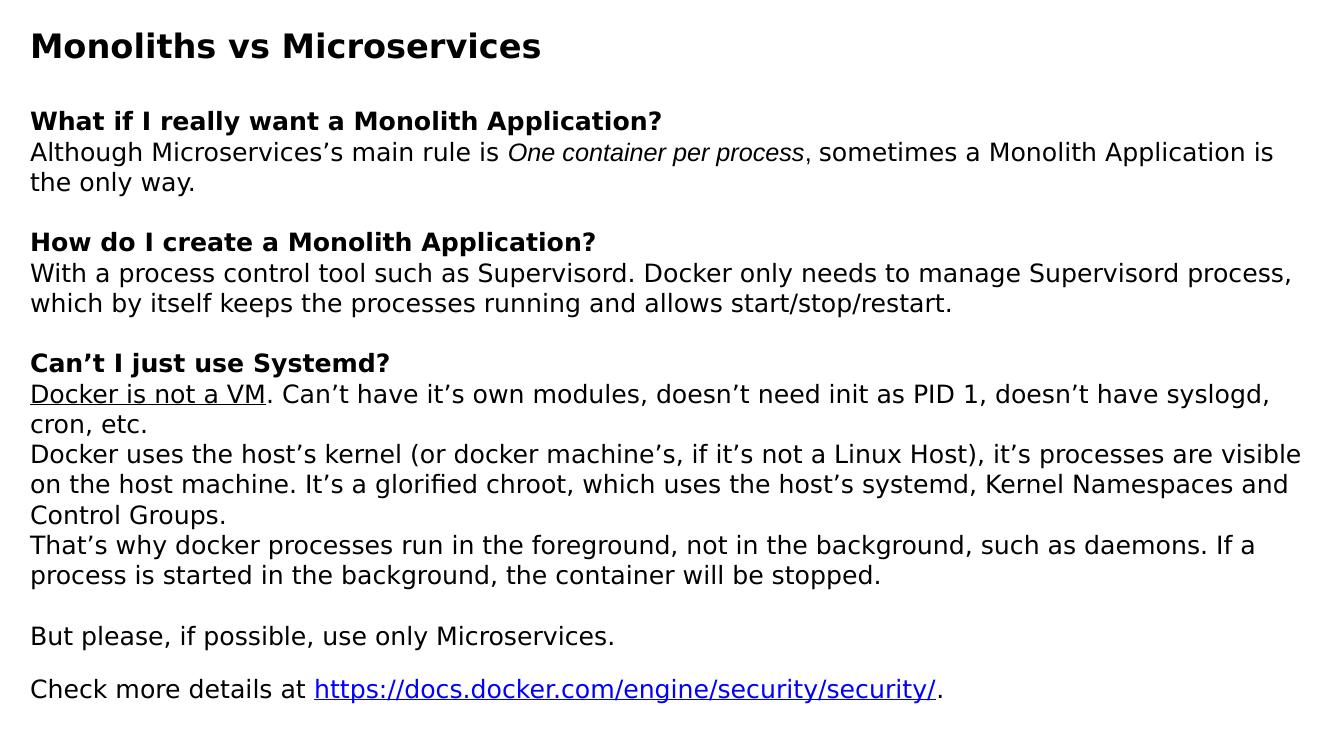
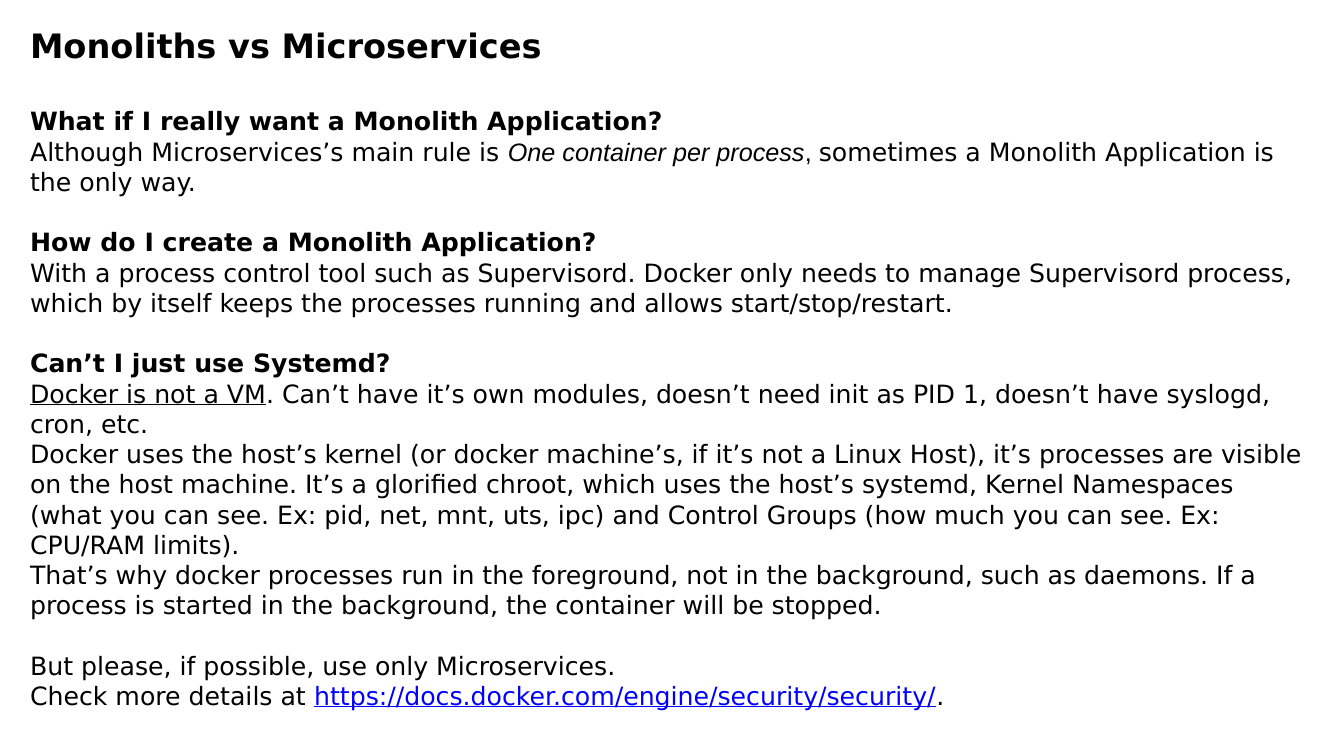
Before and after one commit to luisnabais-courses/course_docker, a slide deck: slide 6 of slides/02_intermediate_course_slides.pptx. Drawn at 1344x756 pixels with LibreOffice and Linux fonts; fonts in the diff are those of the drawing; background and template pictures are left out. Boxes give left, top, right and bottom in pixels: in the first picture for what was removed or moved away, otherwise in the second. Text is boxed around its words. In the diff, an @@ line names an element or a change of style, - is before the commit and + after.

Commit message:
- Updated slides

```diff
--- a/slides/02_intermediate_course_slides.pptx
+++ b/slides/02_intermediate_course_slides.pptx
@@ text at [30, 444, 1301, 558]: text changed @@
-Docker uses the host’s kernel (or docker machine’s, if it’s not a Linux Host), it’s processes are visible on the host machine. It’s a glorified chroot, which uses the host’s systemd, Kernel Namespaces and Control Groups.
+Docker uses the host’s kernel (or docker machine’s, if it’s not a Linux Host), it’s processes are visible on the host machine. It’s a glorified chroot, which uses the host’s systemd, Kernel Namespaces (what you can see. Ex: pid, net, mnt, uts, ipc) and Control Groups (how much you can see. Ex: CPU/RAM limits).
@@ text at [30, 656, 944, 711]: text changed @@
-But please, if possible, use only Microservices.
-Check more details at https://docs.docker.com/engine/security/security/.
+But please, if possible, use only Microservices.
+Check more details at https://docs.docker.com/engine/security/security/.
```
Also in this commit, not shown: 4 other slides changed, 1 other file.
